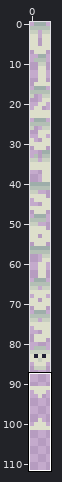
A pixel-art file gets an edit: Assets/chars.aseprite. Above, an overview of the earlier version with the close-up marked.
Close-up. Old version:
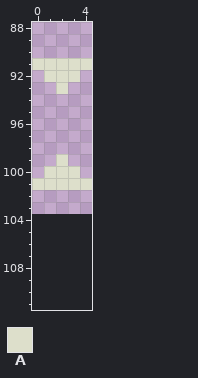
5x104 pixels, 1 frame. Shown: x 0..4, y 88..111. The old version is drawn lined up with the new one, on the new canvas.
Palette (. is transparent): A #dddfcb
Pixels before, first column x 0:
 91 AAAAA
 92 .AAA.
 93 ..A..
 94 .....
 95 .....
 96 .....
 97 .....
 98 .....
 99 ..A..
100 .AAA.
101 AAAAA
Once edited:
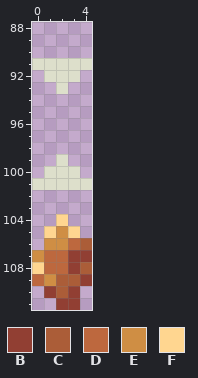
Colours new in this view: B #913f33  C #ab5d38  D #bd683e  E #cf8e44  F #ffd690
The edit:
canvas 5x104 -> 5x112
y 104: x 2 . -> F
y 105: x 1..3 ... -> FEF
y 106: x 1..4 .... -> EEDC
y 107: x 0..4 ..... -> EDDBB
y 108: x 0..4 ..... -> FDDBC
y 109: x 0..4 ..... -> DECCB
y 110: x 1..3 ... -> BCB
y 111: x 2..3 .. -> BB
Changed places in both close-ups, as pixel boxes (x1, y1, x2, y2):
added: (32, 214, 92, 310)
